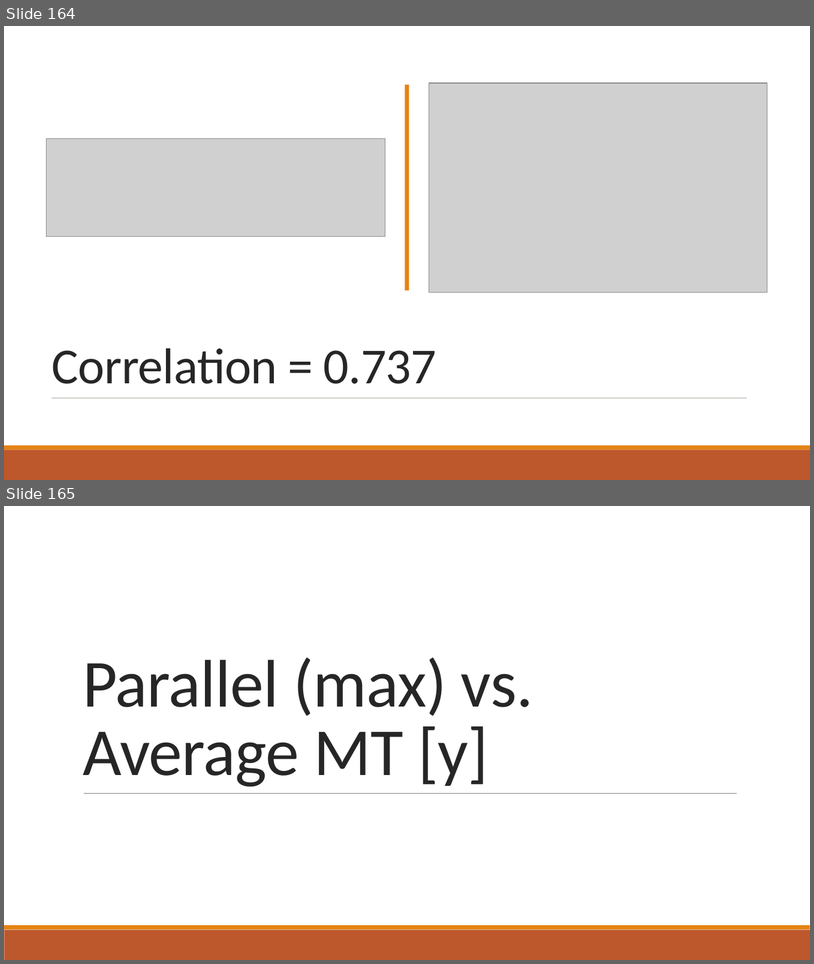
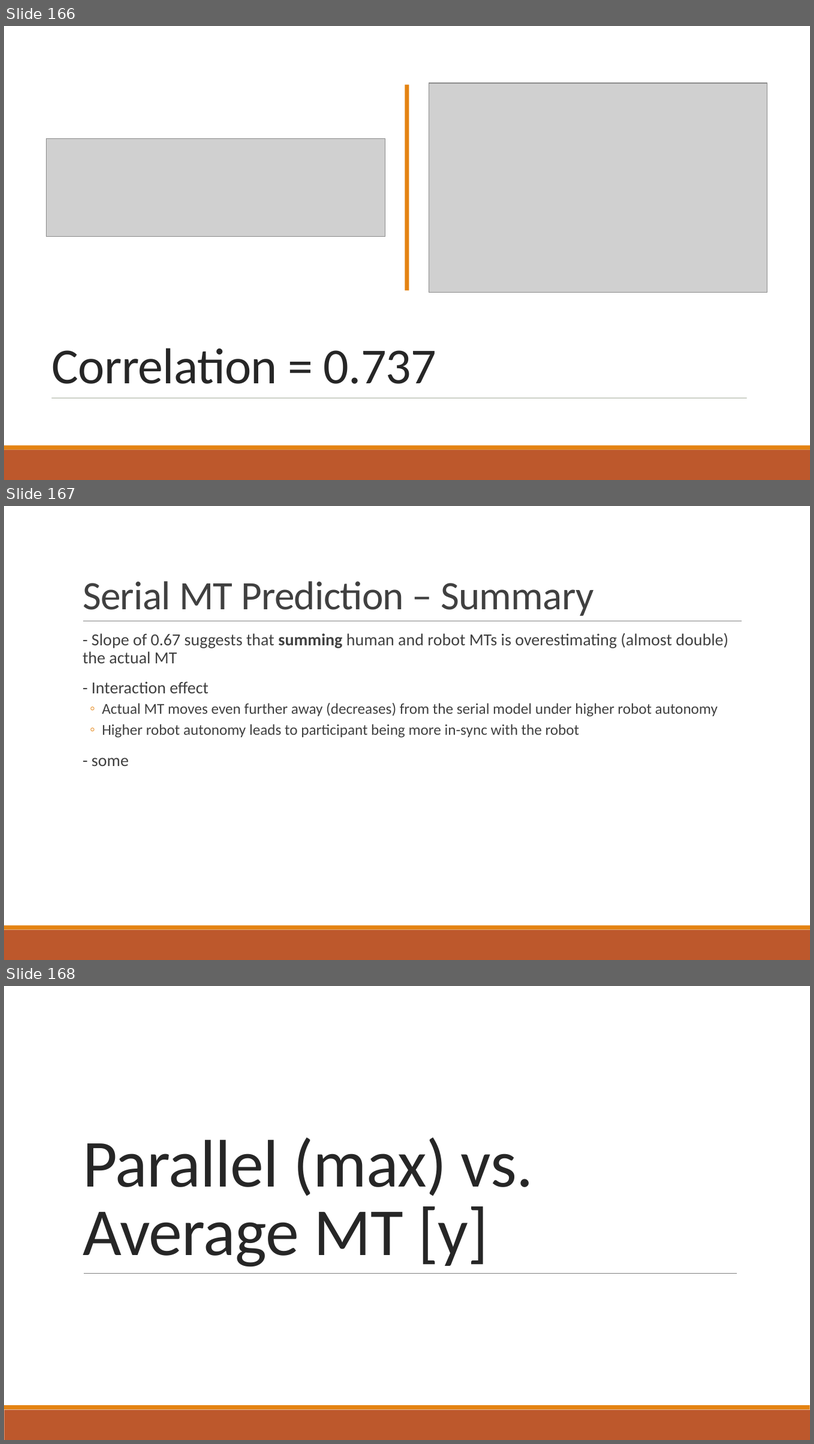
Before and after one commit to mpan31415/AutonomyFitts, a slide deck: R_analysis/results_interpretation.pptx. Shown one above the other, each under a label of ours: slides 164 and 165 before the commit, slides 166, 167 and 168 after it. The pictures are 814x964 and 814x1444 pixels, drawn with LibreOffice and Linux fonts; fonts in the diff are those of the drawing; grey boxes stand for pictures. Boxes give left, top, right and bottom in pixels: in the first picture for what was removed or moved away, otherwise in the second. Text is boxed around its words. In the diff, an @@ line names an element or a change of style, - is before the commit and + after.

```diff
--- a/R_analysis/results_interpretation.pptx
+++ b/R_analysis/results_interpretation.pptx
@@ slide 167 added at box(4, 506, 810, 960), background #FFFFFF; not listed: 2 template elements that a slide beside it also shows @@
@@ title added at box(83, 581, 594, 616), 48 pt, text #404040 @@
+Serial MT Prediction – Summary
@@ line added from (83, 621) to (743, 621), #808080 0.5 pt @@
@@ text added at box(83, 633, 729, 766), 18 pt, text #404040 @@
+  - Slope of 0.67 suggests that summing human and robot MTs is overestimating (almost double) the actual MT
+  - Interaction effect
+  ◦ Actual MT moves even further away (decreases) from the serial model under higher robot autonomy
+  ◦ Higher robot autonomy leads to participant being more in-sync with the robot
+  - some
@@ what was slide 164 is now slide 166 @@
@@ what was slide 165 is now slide 168 @@
```
Also in this commit, not shown: 4 slides changed, 3 other slides added, 4 other files.
